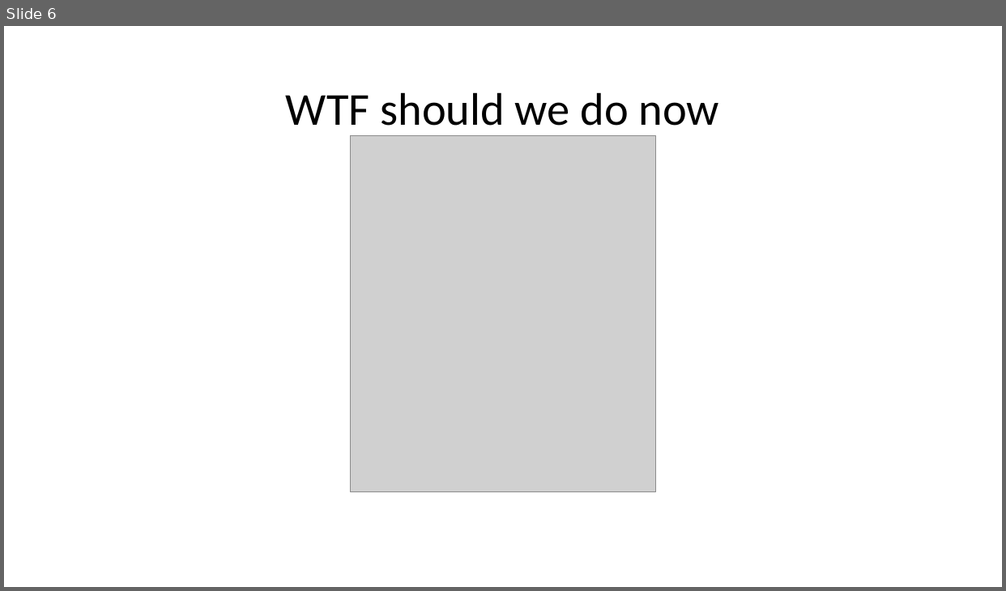
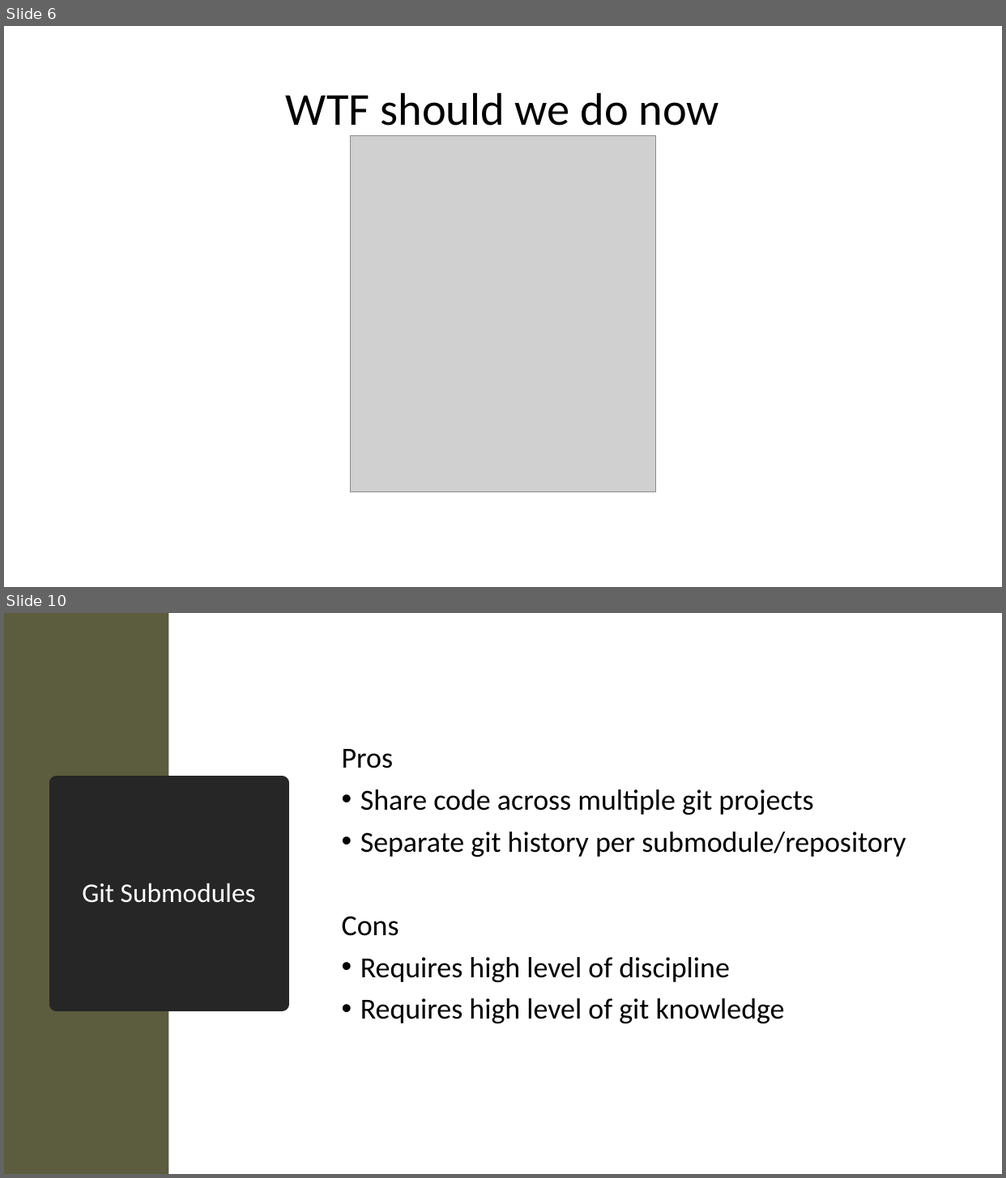
Before and after one commit to Xapuu/programingStuff, a slide deck: ngMeetup.pptx. Shown one above the other, each under a label of ours: slide 6 before the commit, slides 6 and 10 after it; the slides between them are not shown. The pictures are 1006x591 and 1006x1178 pixels, drawn with LibreOffice and Linux fonts; fonts in the diff are those of the drawing; grey boxes stand for pictures. Boxes give left, top, right and bottom in pixels: in the first picture for what was removed or moved away, otherwise in the second. Text is boxed around its words. In the diff, an @@ line names an element or a change of style, - is before the commit and + after.

```diff
--- a/ngMeetup.pptx
+++ b/ngMeetup.pptx
@@ slide 10 added at [4, 613, 1002, 1174], background #FFFFFF @@
@@ rectangle added at [4, 613, 168, 1174], fill #5C5C3E @@
@@ text added at [342, 749, 906, 1024], 28 pt, text #000000 @@
+Pros
+• Share code across multiple git projects
+• Separate git history per submodule/repository
+Cons
+• Requires high level of discipline
+• Requires high level of git knowledge
@@ title added at [57, 783, 282, 1004], fill #262626, outline #262626 13.75 pt, 26 pt, text #FFFFFF @@
+Git Submodules
```
Also in this commit, not shown: 1 slide changed, 5 other slides added, 3 slides removed, 1 other file.
